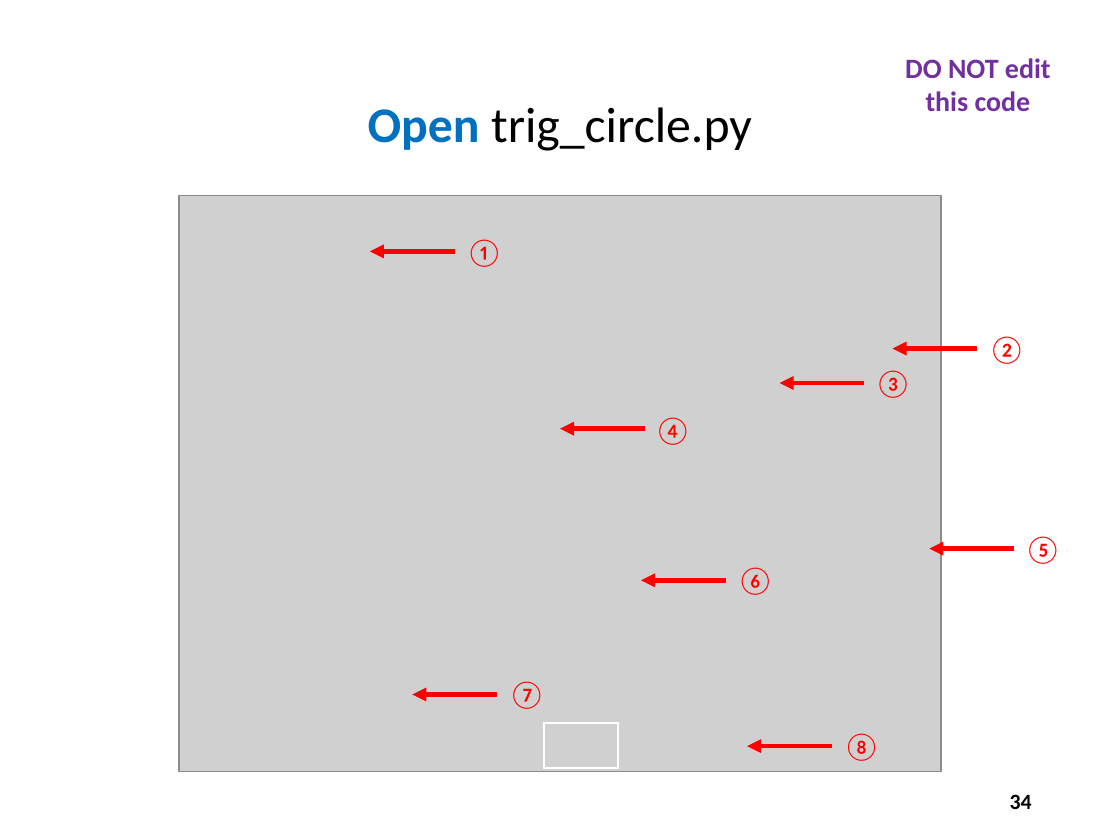
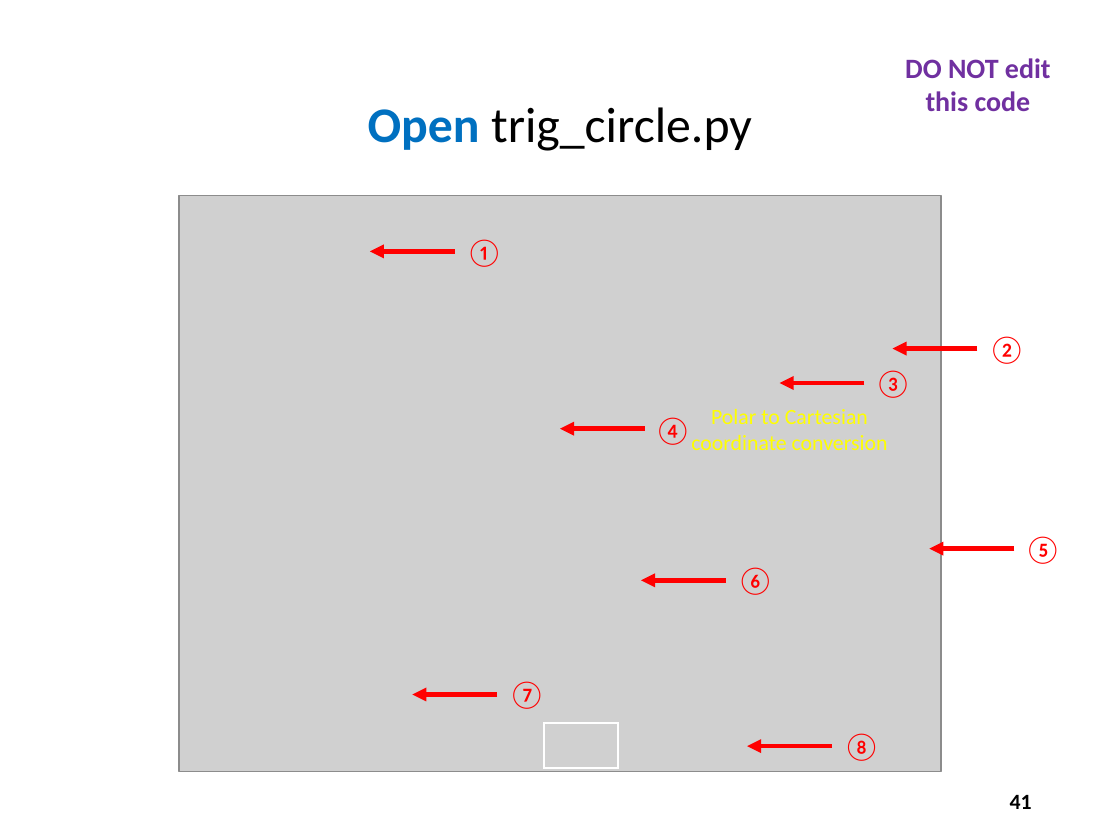
Before and after one commit to dbiersach/scicomp101, a slide deck: slide 41 of Session 07 - Trigonometry and Polar Graphs/Session 07 - Trigonometry and Polar Graphs.pptx (slide 34 before the commit). Drawn at 1120x840 pixels with LibreOffice and Linux fonts; fonts in the diff are those of the drawing; grey boxes stand for pictures. Boxes give left, top, right and bottom in pixels: in the first picture for what was removed or moved away, otherwise in the second. Text is boxed around its words. In the diff, an @@ line names an element or a change of style, - is before the commit and + after.

```diff
--- a/Session 07 - Trigonometry and Polar Graphs/Session 07 - Trigonometry and Polar Graphs.pptx
+++ b/Session 07 - Trigonometry and Polar Graphs/Session 07 - Trigonometry and Polar Graphs.pptx
@@ text added at [691,409,888,450], 14 pt, text #FFFF00 @@
+Polar to Cartesian coordinate conversion
@@ page number at [1010,795,1032,809]: text changed @@
-34
+41
```
Also in this commit, not shown: 17 other slides changed, 9 slides added, 1 slide removed, 1 other file.
